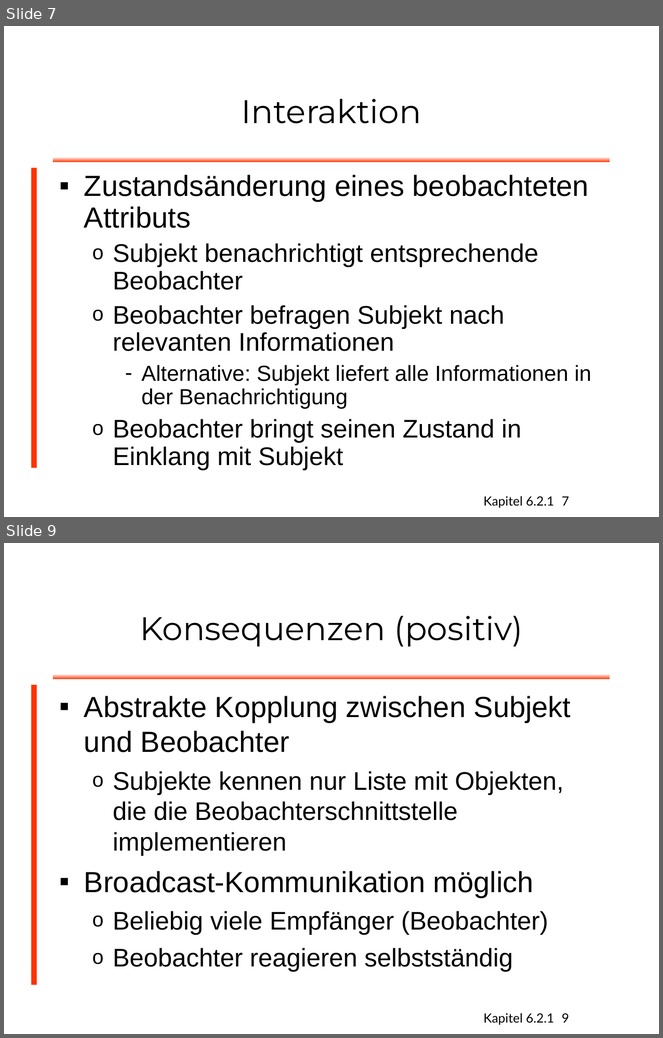
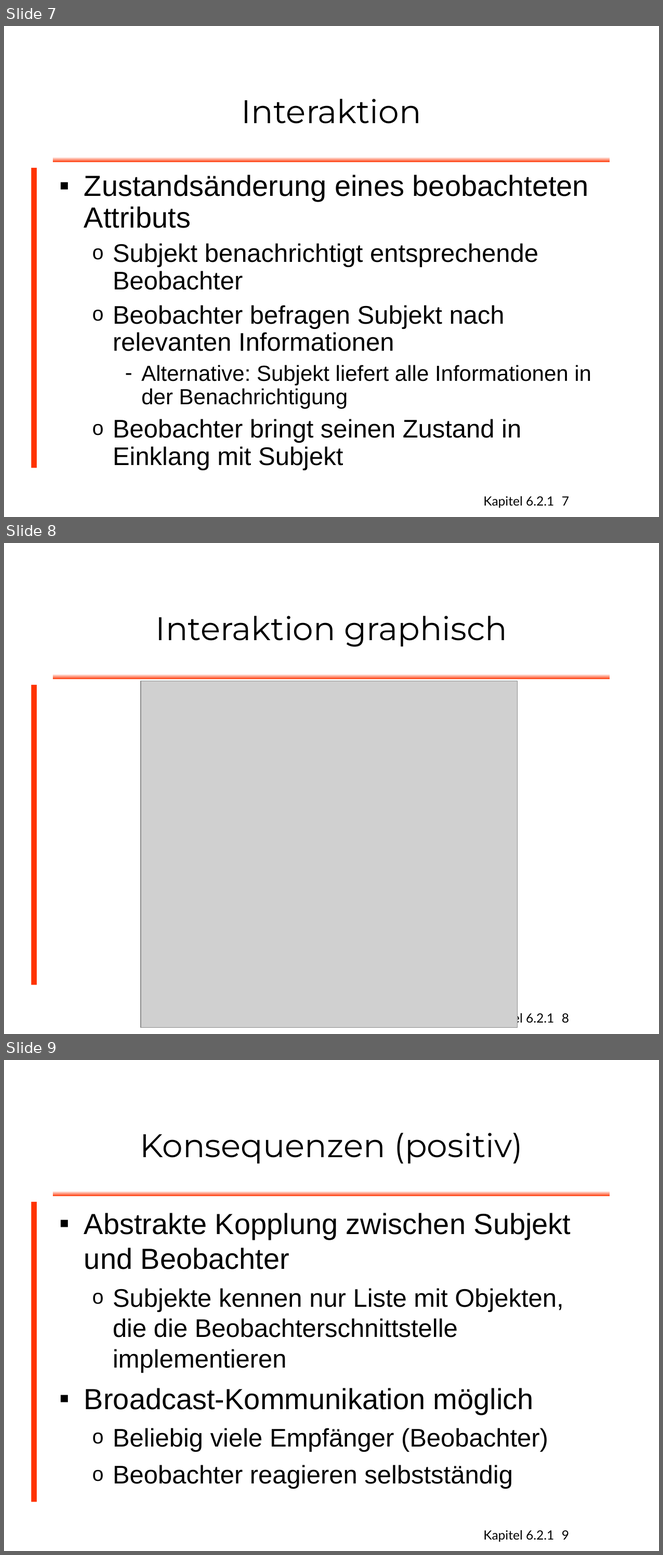
Before and after one commit to dlindner/vorlesung-se2-dhbw, a slide deck: added_2003/Entwurfsmuster/Entwurfsmuster Beobachter.odp. Shown one above the other, each under a label of ours: slides 7 and 9 before the commit, slides 7, 8 and 9 after it; the slides between them are not shown. The pictures are 663x1038 and 663x1555 pixels, drawn with LibreOffice and Linux fonts; fonts in the diff are those of the drawing; grey boxes stand for pictures; background and template pictures are left out. Boxes give left, top, right and bottom in pixels: in the first picture for what was removed or moved away, otherwise in the second. Text is boxed around its words. In the diff, an @@ line names an element or a change of style, - is before the commit and + after.

Commit message:
Besseres Interaktions-Diagramm für den Beobachter

```diff
--- a/added_2003/Entwurfsmuster/Entwurfsmuster Beobachter.odp
+++ b/added_2003/Entwurfsmuster/Entwurfsmuster Beobachter.odp
@@ slide 8 added at (4,543,659,1034), background #FFFFFF; not listed: 3 template elements that a slide beside it also shows @@
@@ title added at (156,616,507,647), 36 pt, text #000000 @@
+Interaktion graphisch
@@ picture added at (141,681,518,1028) @@
@@ page number added at (562,1014,569,1023), 14 pt, text #000000 @@
+8
```
Also in this commit, not shown: 1 slide removed.
